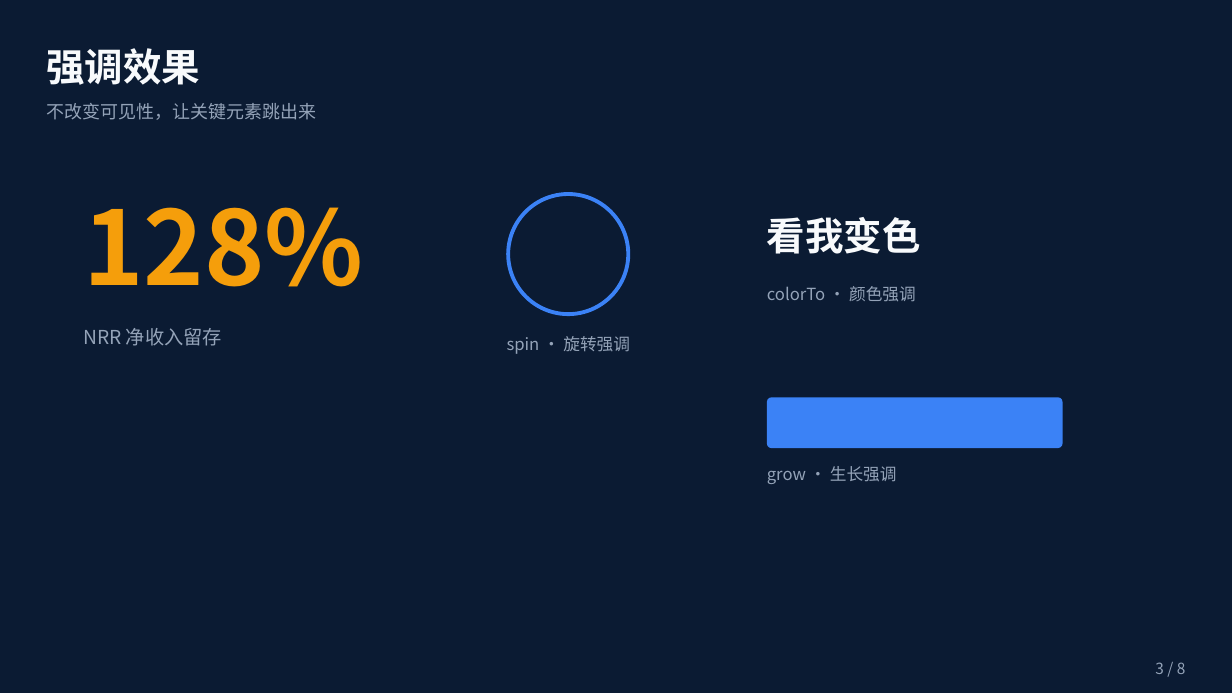
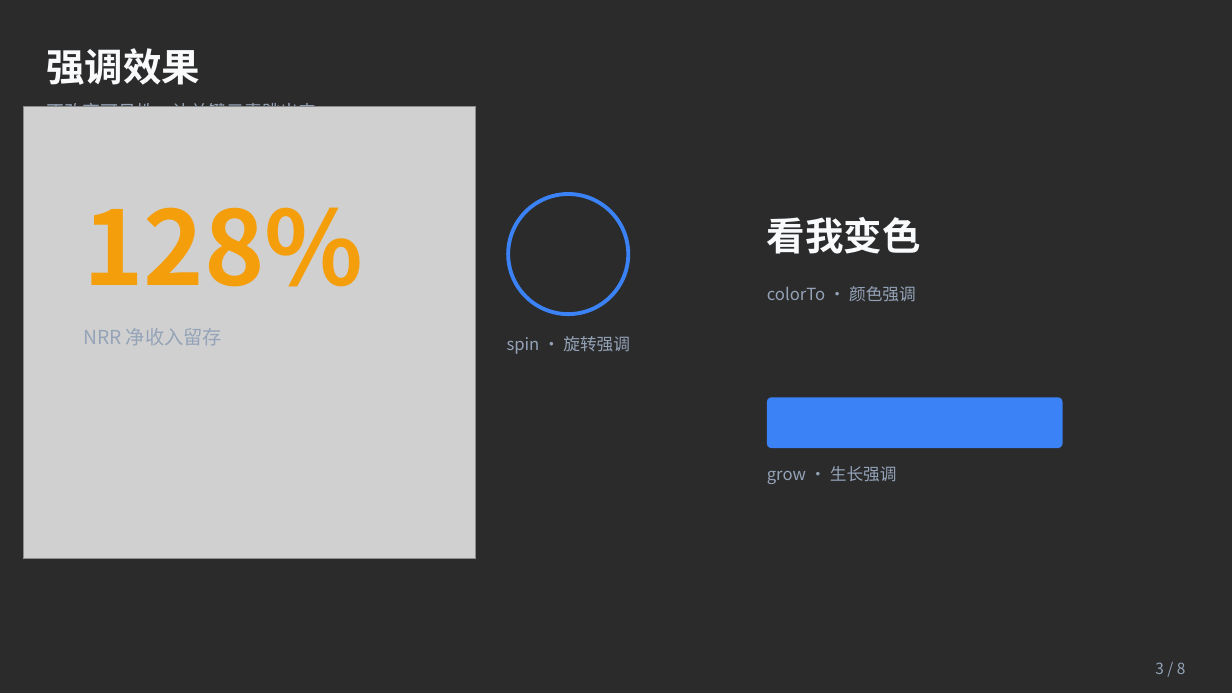
Before and after one commit to LemonZZH/Office-Agent, a slide deck: slide 3 of examples/effects-showcase/动效能力演示.pptx. Drawn at 1232x693 pixels with LibreOffice and Linux fonts; fonts in the diff are those of the drawing; grey boxes stand for pictures; background and template pictures are left out; a plain dark background stands for a picture behind light text. Boxes give left, top, right and bottom in pixels: in the first picture for what was removed or moved away, otherwise in the second. Text is boxed around its words. In the diff, an @@ line names an element or a change of style, - is before the commit and + after.

```diff
--- a/examples/effects-showcase/动效能力演示.pptx
+++ b/examples/effects-showcase/动效能力演示.pptx
@@ background #0B1B33 to picture (left out) @@
@@ picture added at box(23, 106, 476, 559) @@
```
Also in this commit, not shown: 7 other slides changed, 10 other files.
